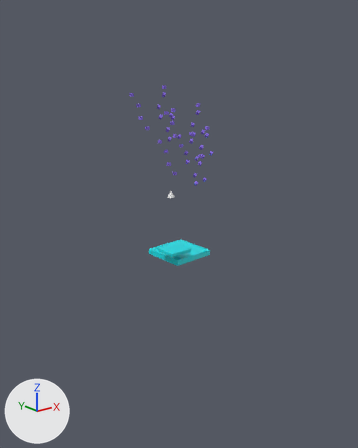
The glTF model resources/noel.glb as it was, and as the next commit left it.
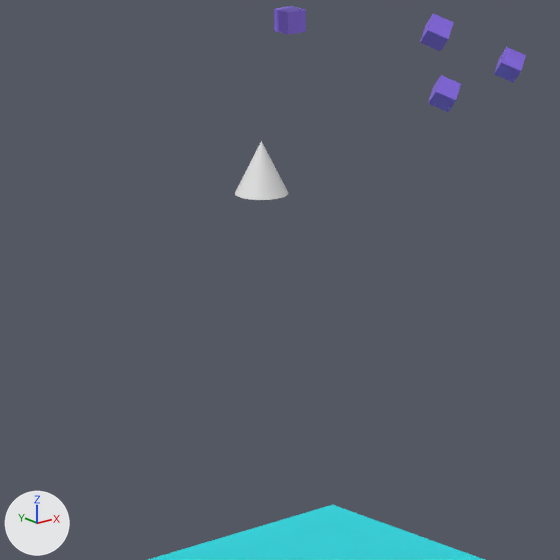
The first picture shows the older version from a 50 mm camera at (-84.3, -101.1, 49.8) aimed at (-0.2, 3.9, 7.8). The close-ups show both versions on the part from 38% to 59% of the width and 38% to 55% of the height of that picture; other places that the commit changed are outside them. The lights are fixed; the arrows at lower left show +X, +Y and +Z. Where no turn or scale is listed for an object, it has been applied to the vertices.
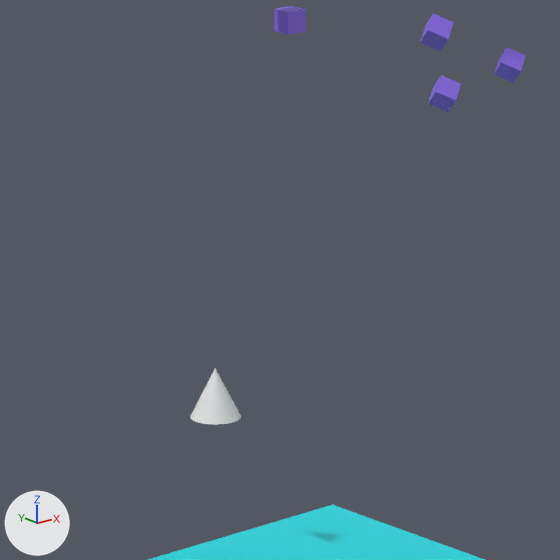
Pixel boxes [x1, y1, x2, y2] of what changed, in the close-ups (560 x 560 px):
'Cone', moved
    before: [235, 141, 288, 200]
    after: [190, 369, 241, 425]

What the commit changed:
Object 'Cone' (ob_cone) moves from (-3.54, 3.26, 17.28) to (-1.97, 8.32, 7.0).
